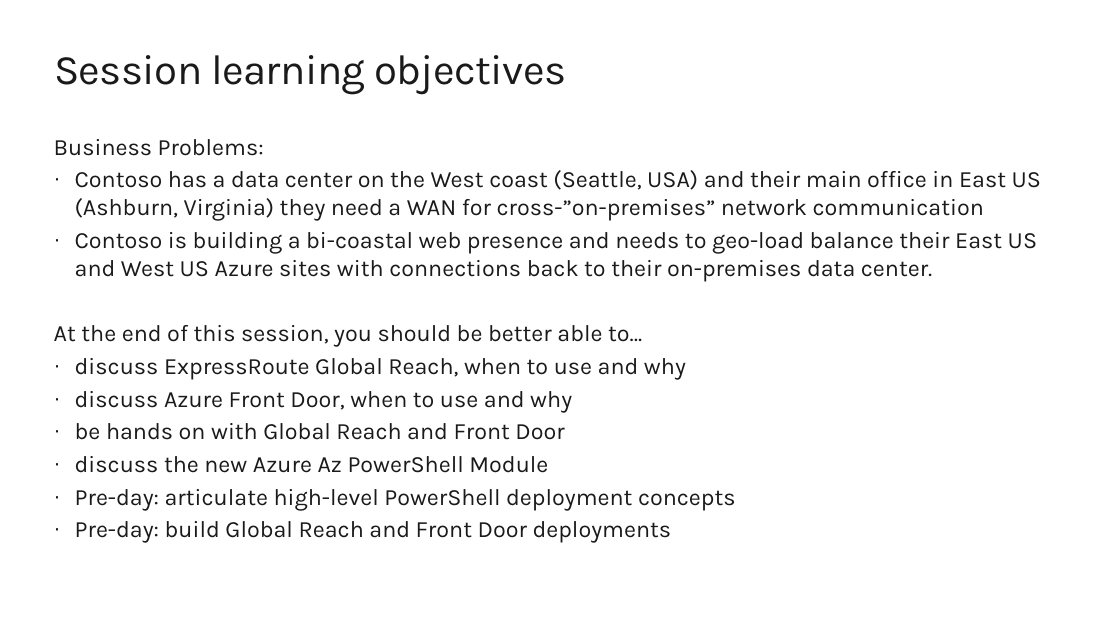
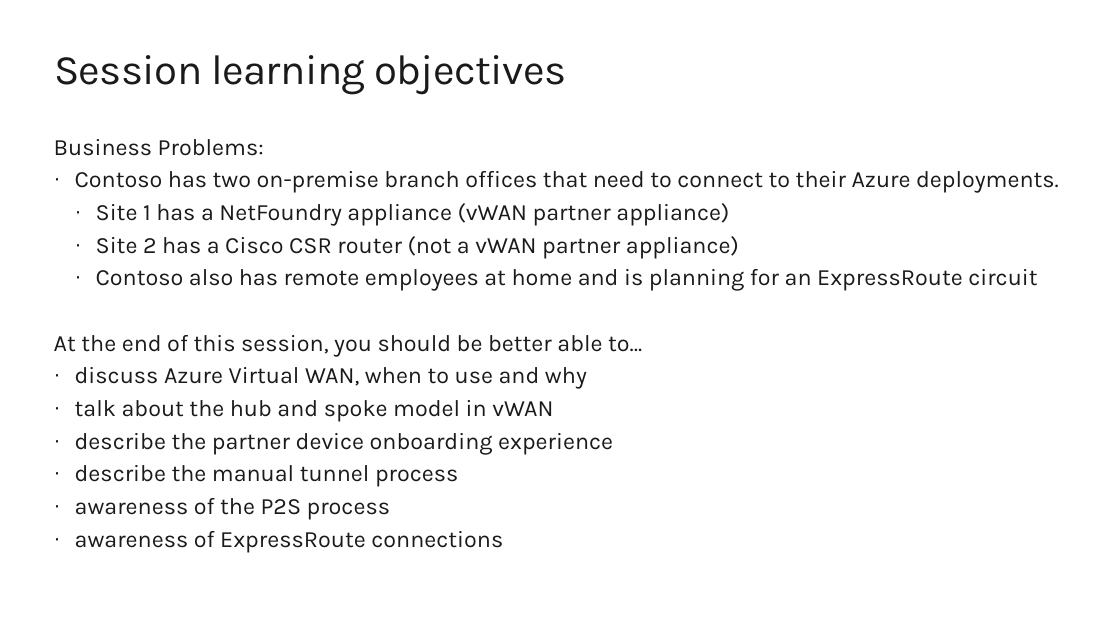
Before and after one commit to tracsman/vdcWorkshop, a slide deck: slide 3 of vWanLab/Documents/vWAN Workshop.pptx. Drawn at 1120x630 pixels with LibreOffice and Linux fonts; fonts in the diff are those of the drawing; background and template pictures are left out. Boxes give left, top, right and bottom in pixels: in the first picture for what was removed or moved away, otherwise in the second. Text is boxed around its words. In the diff, an @@ line names an element or a change of style, - is before the commit and + after.

```diff
--- a/vWanLab/Documents/vWAN Workshop.pptx
+++ b/vWanLab/Documents/vWAN Workshop.pptx
@@ text at box(75, 171, 1059, 291): text changed @@
-· Contoso has a data center on the West coast (Seattle, USA) and their main office in East US (Ashburn, Virginia) they need a WAN for cross-”on-premises” network communication
-· Contoso is building a bi-coastal web presence and needs to geo-load balance their East US and West US Azure sites with connections back to their on-premises data center.
+· Contoso has two on-premise branch offices that need to connect to their Azure deployments.
+  · Site 1 has a NetFoundry appliance (vWAN partner appliance)
+  · Site 2 has a Cisco CSR router (not a vWAN partner appliance)
+  · Contoso also has remote employees at home and is planning for an ExpressRoute circuit
@@ text at box(75, 367, 613, 552): text changed @@
-· discuss ExpressRoute Global Reach, when to use and why
-· discuss Azure Front Door, when to use and why
-· be hands on with Global Reach and Front Door
-· discuss the new Azure Az PowerShell Module
-· Pre-day: articulate high-level PowerShell deployment concepts
-· Pre-day: build Global Reach and Front Door deployments
+· discuss Azure Virtual WAN, when to use and why
+· talk about the hub and spoke model in vWAN
+· describe the partner device onboarding experience
+· describe the manual tunnel process
+· awareness of the P2S process
+· awareness of ExpressRoute connections
```
Also in this commit, not shown: 3 other slides changed, 4 other files.
